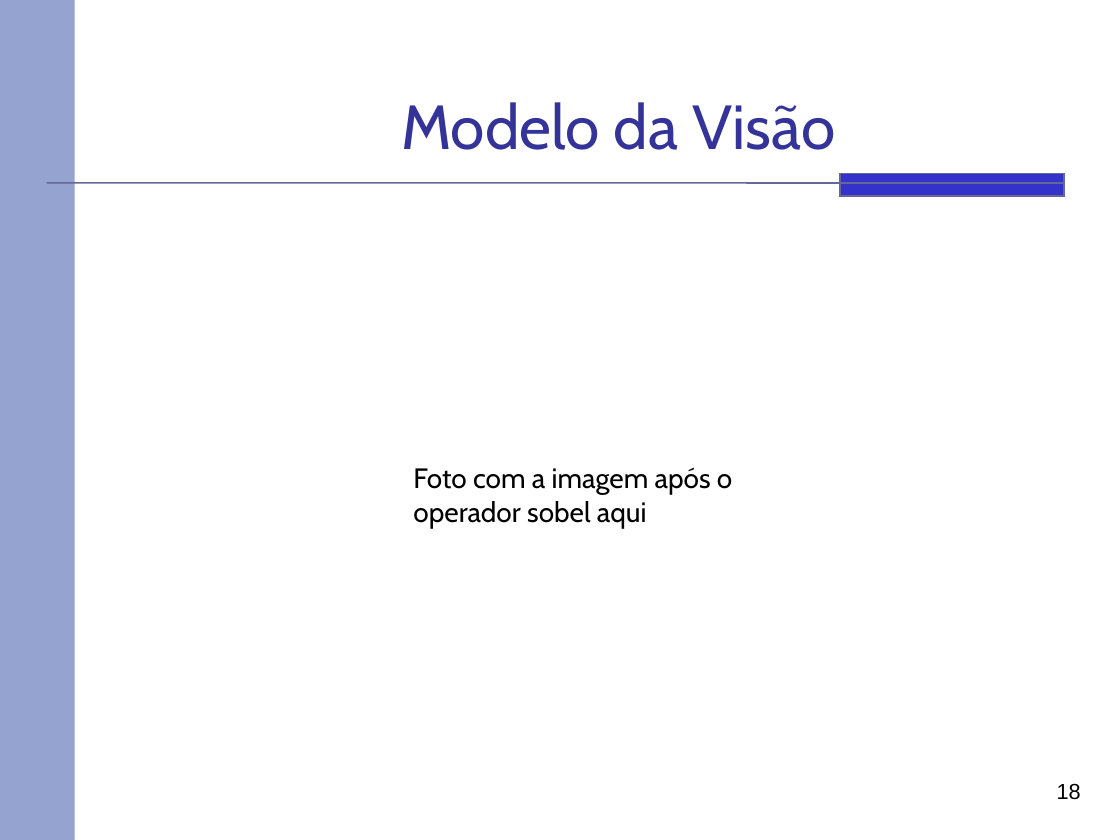
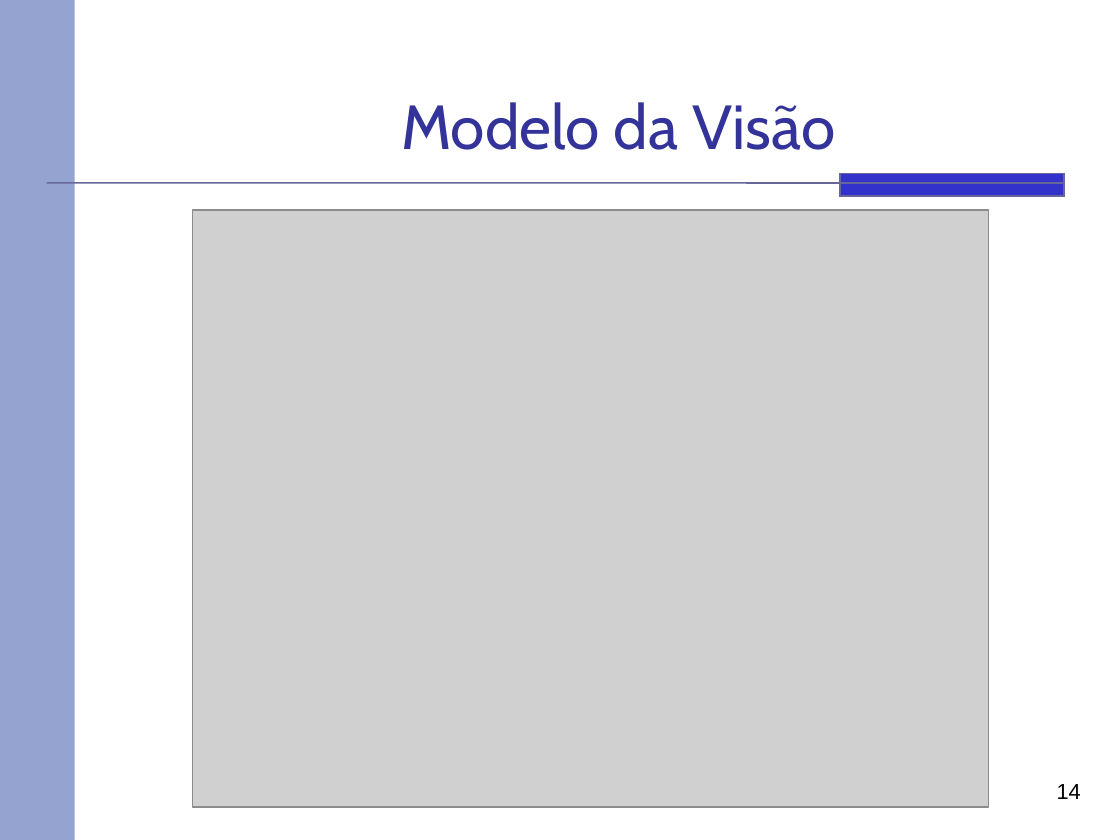
Before and after one commit to rafaelhdr/tccsauron, a slide deck: slide 14 of docs/Apresentação.pptx (slide 18 before the commit). Drawn at 1120x840 pixels with LibreOffice and Linux fonts; fonts in the diff are those of the drawing; grey boxes stand for pictures. Boxes give left, top, right and bottom in pixels: in the first picture for what was removed or moved away, otherwise in the second. Text is boxed around its words. In the diff, an @@ line names an element or a change of style, - is before the commit and + after.

```diff
--- a/docs/Apresentação.pptx
+++ b/docs/Apresentação.pptx
@@ picture added at bbox=[193, 209, 989, 806] @@
@@ text removed at bbox=[413, 467, 732, 528] @@
-Foto com a imagem após o operador sobel aqui
@@ page number at bbox=[1057, 784, 1081, 799]: text changed @@
-18
+14
```
Also in this commit, not shown: 13 other slides changed, 1 slide added, 6 slides removed.
